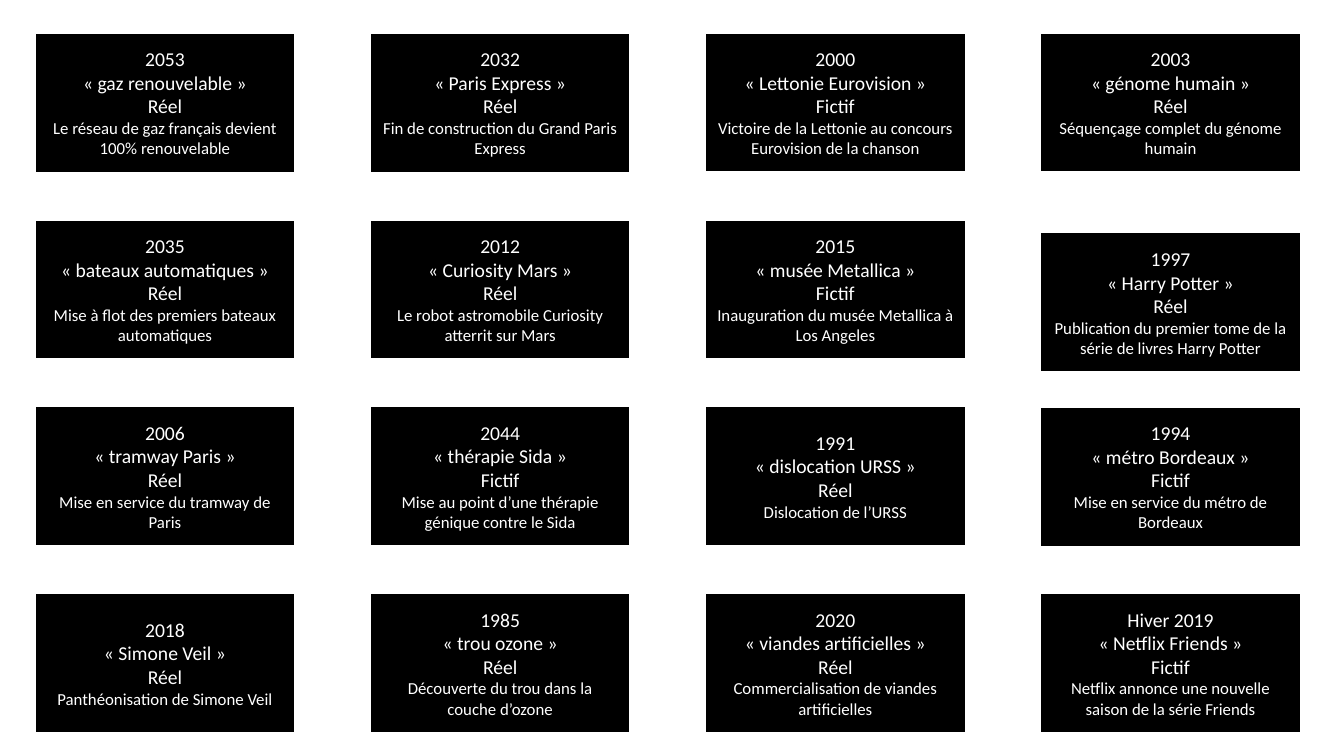
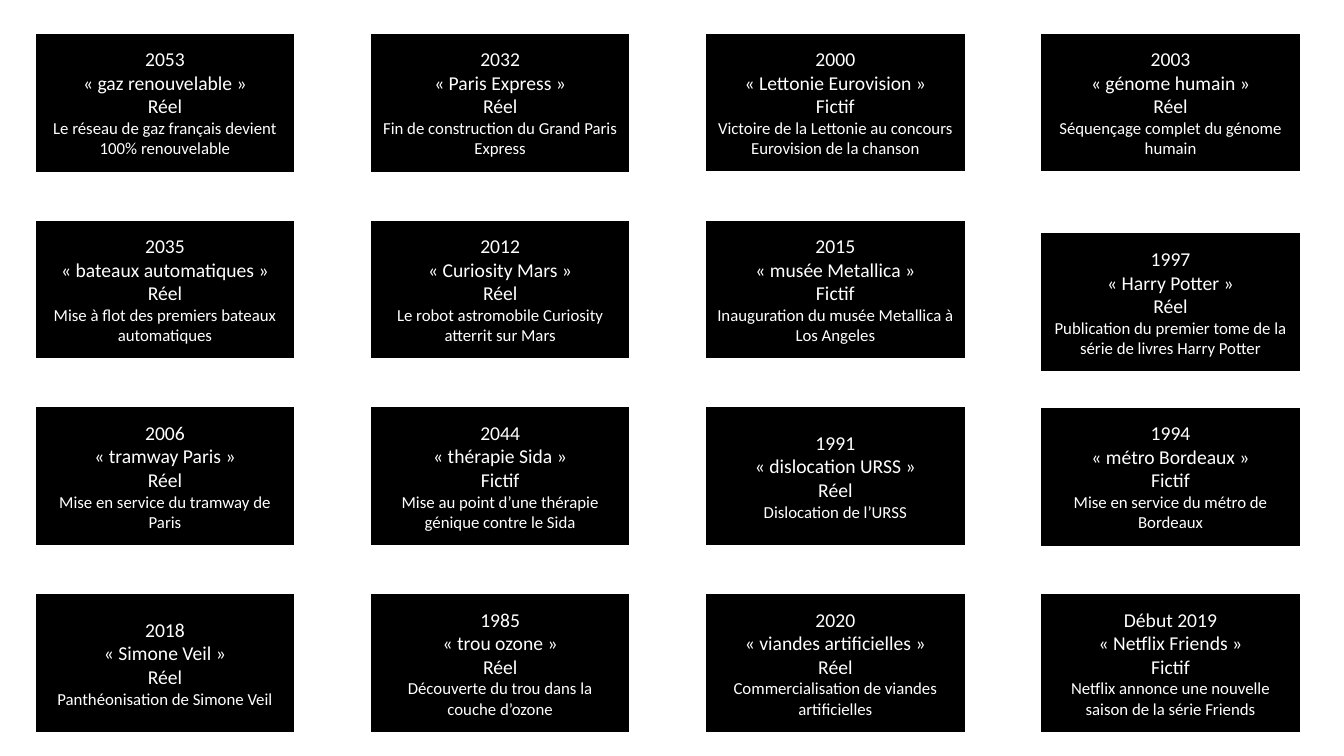
Before and after one commit to Anosaw/PCBS_Self-projection_in_MTT, a slide deck: slide 2 of documents/participant_event_list1.pptx. Drawn at 1344x756 pixels with LibreOffice and Linux fonts; fonts in the diff are those of the drawing. Boxes give left, top, right and bottom in pixels: in the first picture for what was removed or moved away, otherwise in the second. Text is boxed around its words. In the diff, an @@ line names an element or a change of style, - is before the commit and + after.

```diff
--- a/documents/participant_event_list1.pptx
+++ b/documents/participant_event_list1.pptx
@@ text in rectangle at <box>1124,613,1217,627</box>: text changed @@
-Hiver 2019
+Début 2019
```
Also in this commit, not shown: 1 other slide changed, 7 other files.
